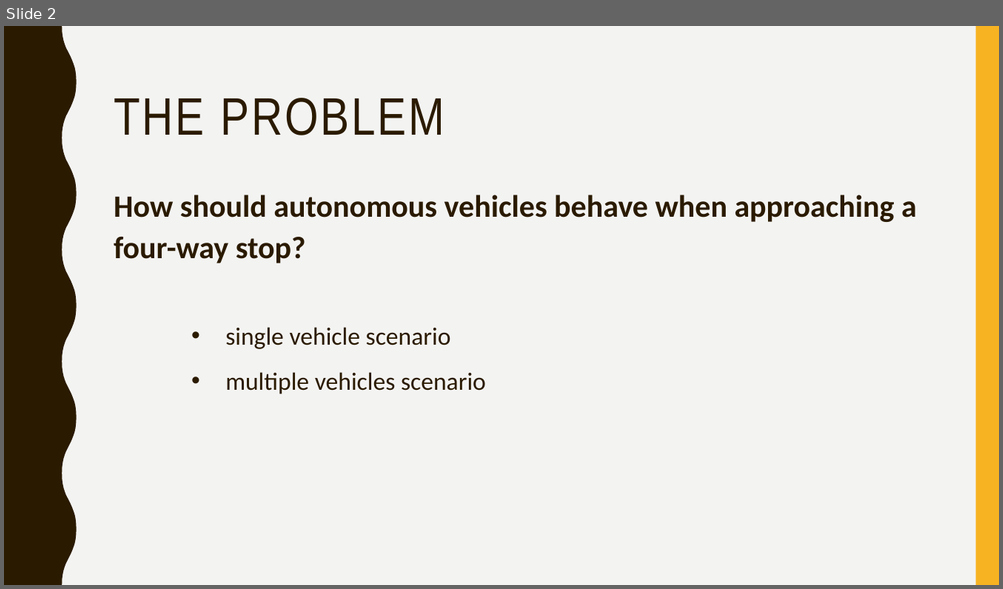
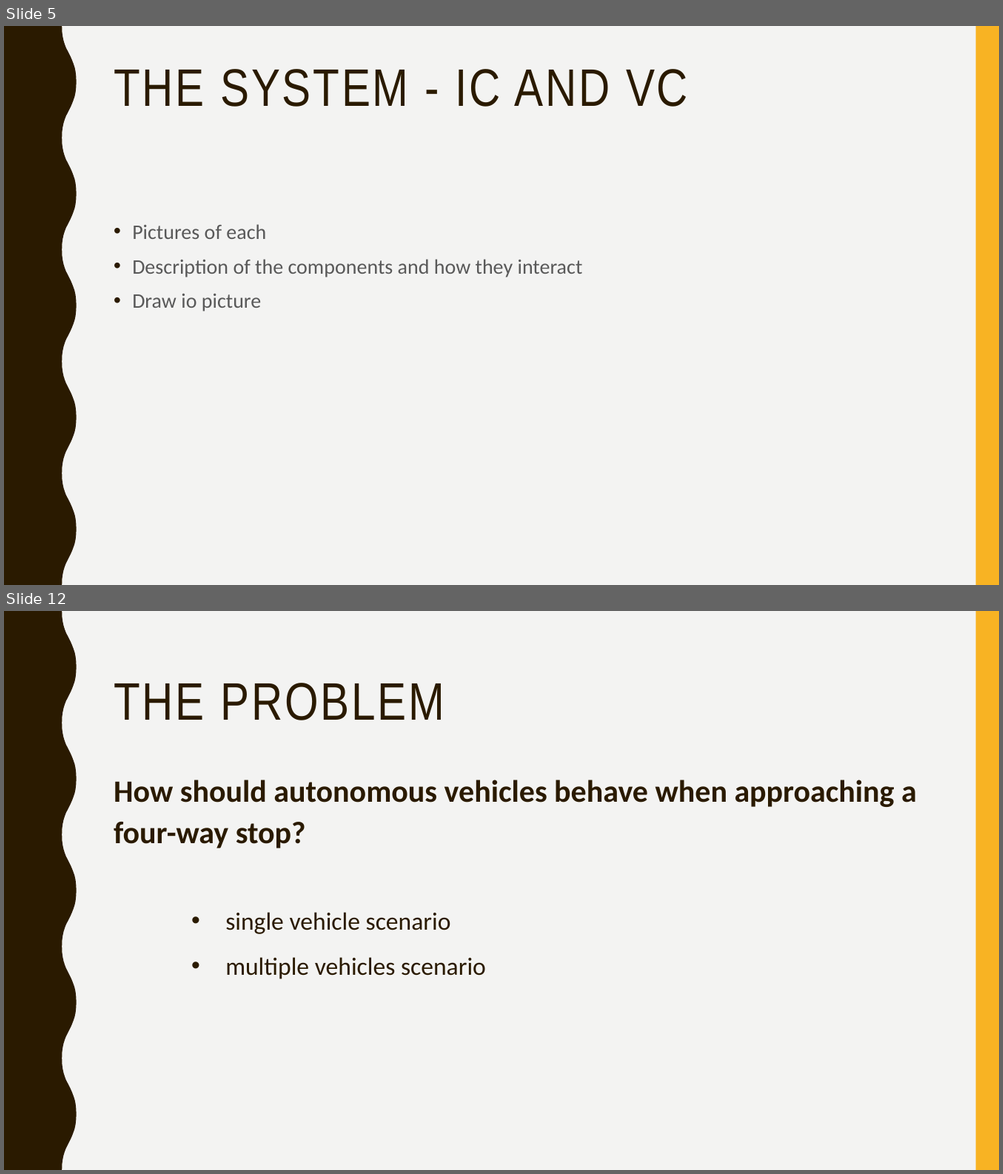
Before and after one commit to jean-lucas/vic, a slide deck: Presentation/Vehicle Intersection Control Presentation.pptx. Shown one above the other, each under a label of ours: slide 2 before the commit, slides 5 and 12 after it; the slides between them are not shown. The pictures are 1003x589 and 1003x1174 pixels, drawn with LibreOffice and Linux fonts; fonts in the diff are those of the drawing. Boxes give left, top, right and bottom in pixels: in the first picture for what was removed or moved away, otherwise in the second. Text is boxed around its words. In the diff, an @@ line names an element or a change of style, - is before the commit and + after.

```diff
--- a/Presentation/Vehicle Intersection Control Presentation.pptx
+++ b/Presentation/Vehicle Intersection Control Presentation.pptx
@@ slide 5 added at bbox=[4, 26, 999, 585], background #F3F3F2; not listed: 2 template elements that a slide beside it also shows @@
@@ title added at bbox=[114, 69, 688, 107], 51 pt, text #2A1A00 @@
+THE SYSTEM - IC AND VC
@@ text added at bbox=[132, 224, 583, 312], 20 pt, text #595959 @@
+• Pictures of each
+• Description of the components and how they interact
+• Draw io picture
@@ what was slide 2 is now slide 12 @@
```
Also in this commit, not shown: 10 other slides added, 1 slide removed.
